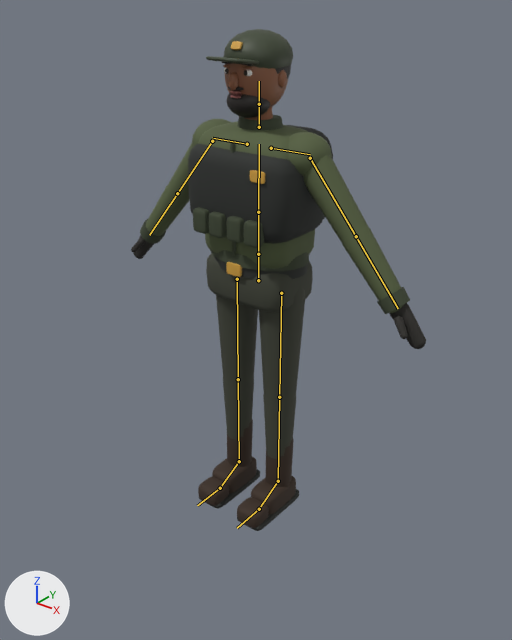
Renders of the glTF model game/assets/models/characters/sops_anchor.glb from each side of a commit.
The view is the same before and after, from a camera (50 mm lens) standing at (1.434, -1.809, 1.885) and looking at (0.05, -0.079, 0.812). The axes (+X, +Y, +Z) are drawn at lower left. The lights are the same throughout. The older version comes first. The bones that change, and the others that lie on the model, are drawn over the model as lines.

Names of what the first picture shows: 'Anchor_Body', 'Anchor_Head'.
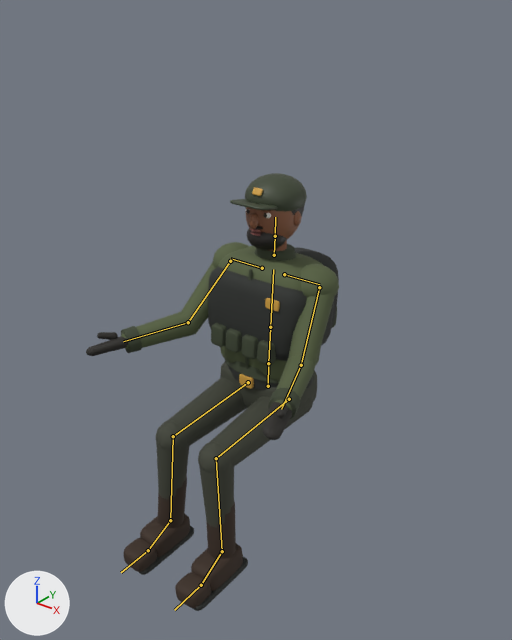
The newer file adds an action. The first version stands in its rest pose; the second is drawn at frame 11 of the action 'Sit'.

The change in detail:
Bone 'Hips' (bone_hips) moves from (0.0, 0.0, 0.0) to (0.0, -0.46, -0.06).
Bone 'Spine' (bone_spine) turns from (0, 0, 0) to (-4, 0, 0) degrees about its own x, y and z.
Bone 'Head' (bone_head) turns from (0, 0, 0) to (2, 1, 0) degrees about its own x, y and z.
Bone 'UpperArm.L' (bone_upperarm_l) turns from (0, 0, 0) to (-45, -16, 5) degrees about its own x, y and z.
Bone 'LowerArm.L' (bone_lowerarm_l) turns from (0, 0, 0) to (-28, -43, -19) degrees about its own x, y and z.
Bone 'UpperArm.R' (bone_upperarm_r) turns from (0, 0, 0) to (-45, 16, -5) degrees about its own x, y and z.
Bone 'LowerArm.R' (bone_lowerarm_r) turns from (0, 0, 0) to (-28, 43, 19) degrees about its own x, y and z.
Bone 'UpperLeg.L' (bone_upperleg_l) turns from (0, 0, 0) to (-86, 0, -4) degrees about its own x, y and z.
Bone 'LowerLeg.L' (bone_lowerleg_l) turns from (0, 0, 0) to (84, 0, 0) degrees about its own x, y and z.
Bone 'Foot.L' (bone_foot_l) turns from (0, 0, 0) to (4, 0, 0) degrees about its own x, y and z.
Bone 'UpperLeg.R' (bone_upperleg_r) turns from (0, 0, 0) to (-86, 0, 4) degrees about its own x, y and z.
Bone 'LowerLeg.R' (bone_lowerleg_r) turns from (0, 0, 0) to (84, 0, 0) degrees about its own x, y and z.
Bone 'Foot.R' (bone_foot_r) turns from (0, 0, 0) to (4, 0, 0) degrees about its own x, y and z.

Pixel boxes [x1, y1, x2, y2] of what changed, in the pictures (512 x 640 px):
'Anchor_Body', posed (14% narrower, 12% shorter)
    before: [131, 107, 426, 531]
    after: [86, 240, 339, 611]
'Anchor_Head', posed (11% narrower, 13% shorter)
    before: [206, 29, 293, 118]
    after: [230, 173, 307, 250]
bone 'Hips', root to tip
    before: (258, 280) to (258, 254)
    after: (268, 386) to (268, 363)
bone 'Spine', root to tip
    before: (258, 254) to (258, 212)
    after: (268, 363) to (270, 327)
bone 'Head', root to tip
    before: (259, 104) to (259, 81)
    after: (275, 236) to (275, 217)
bone 'UpperArm.L', root to tip
    before: (310, 158) to (356, 236)
    after: (319, 287) to (301, 365)
bone 'LowerArm.L', root to tip
    before: (356, 236) to (398, 308)
    after: (301, 365) to (281, 409)
bone 'UpperArm.R', root to tip
    before: (212, 141) to (177, 193)
    after: (230, 261) to (188, 322)
bone 'LowerArm.R', root to tip
    before: (177, 193) to (149, 235)
    after: (188, 322) to (123, 341)
bone 'UpperLeg.L', root to tip
    before: (281, 293) to (279, 397)
    after: (289, 399) to (216, 458)
bone 'LowerLeg.L', root to tip
    before: (279, 397) to (278, 481)
    after: (216, 458) to (222, 551)
bone 'Foot.L', root to tip
    before: (278, 481) to (259, 509)
    after: (222, 551) to (201, 585)
bone 'UpperLeg.R', root to tip
    before: (237, 279) to (238, 379)
    after: (248, 382) to (173, 436)
bone 'LowerLeg.R', root to tip
    before: (238, 379) to (239, 461)
    after: (173, 436) to (170, 520)
bone 'Foot.R', root to tip
    before: (239, 461) to (220, 488)
    after: (170, 520) to (148, 550)
